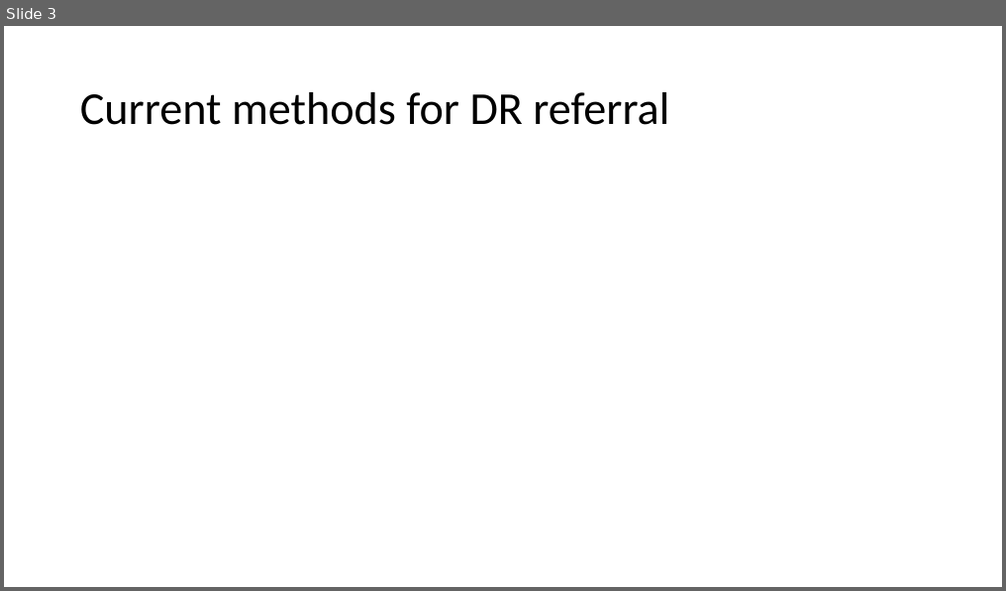
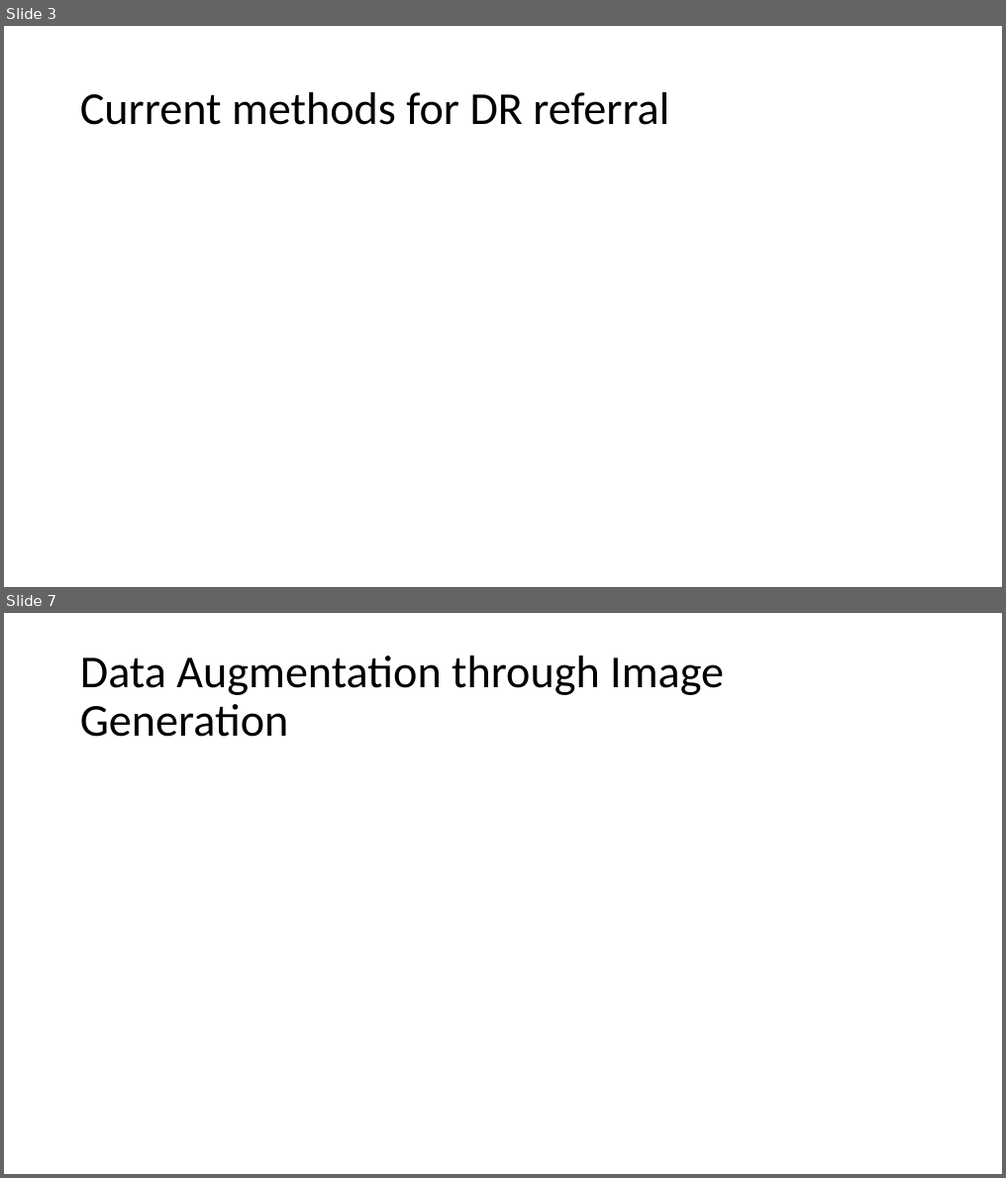
Before and after one commit to MorganMWJ/sem1020-paper-presentations, a slide deck: dr_slides.pptx. Shown one above the other, each under a label of ours: slide 3 before the commit, slides 3 and 7 after it; the slides between them are not shown. The pictures are 1006x591 and 1006x1178 pixels, drawn with LibreOffice and Linux fonts; fonts in the diff are those of the drawing. Boxes give left, top, right and bottom in pixels: in the first picture for what was removed or moved away, otherwise in the second. Text is boxed around its words. In the diff, an @@ line names an element or a change of style, - is before the commit and + after.

```diff
--- a/dr_slides.pptx
+++ b/dr_slides.pptx
@@ slide 7 added at (x1=4, y1=613, x2=1002, y2=1174), background #FFFFFF @@
@@ title added at (x1=80, y1=656, x2=724, y2=737), 44 pt, text #000000 @@
+Data Augmentation through Image Generation
```
Also in this commit, not shown: 1 slide changed, 2 other slides added, 2 other files.
